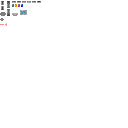
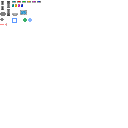
Two versions of the same layered image (w=128, h=128). Layer-by-layer changes:
painted on "Ebene 1" over box(12, 18, 32, 23)
